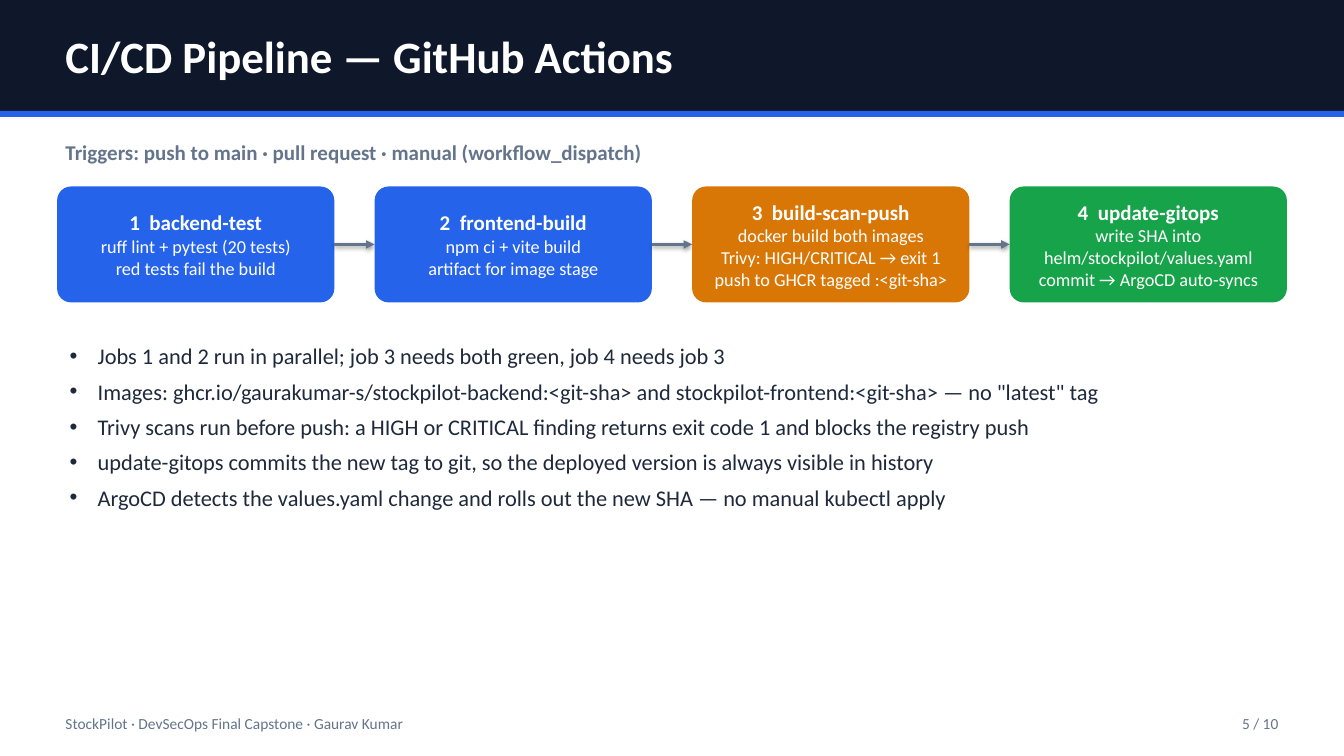
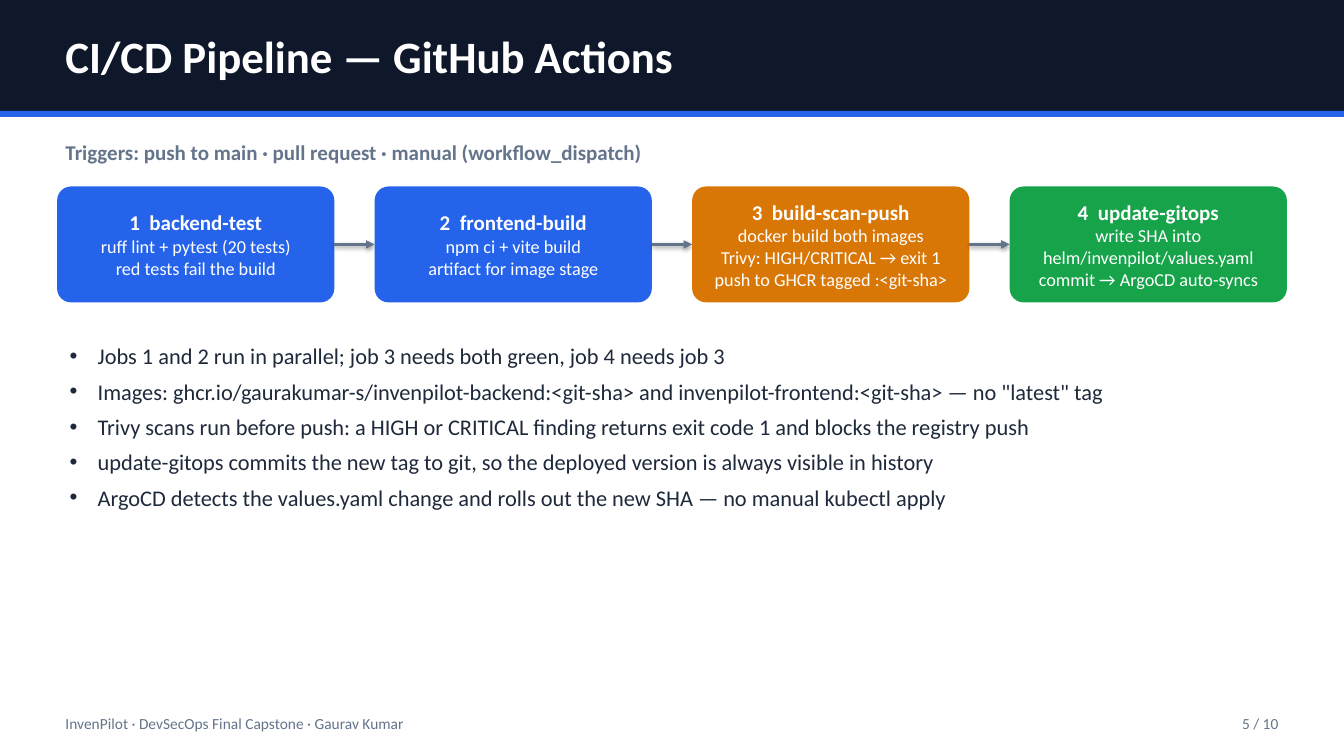
Before and after one commit to Gaurakumar-s/invenpilot-devsecops, a slide deck: slide 5 of demo/slides.pptx. Drawn at 1344x756 pixels with LibreOffice and Linux fonts; fonts in the diff are those of the drawing. Boxes give left, top, right and bottom in pixels: in the first picture for what was removed or moved away, otherwise in the second. Text is boxed around its words. In the diff, an @@ line names an element or a change of style, - is before the commit and + after.

Commit message:
docs: regenerate slides and local screenshots under the InvenPilot name

```diff
--- a/demo/slides.pptx
+++ b/demo/slides.pptx
@@ text in rounded rectangle at [1043, 229, 1254, 267]: text changed @@
-write SHA into helm/stockpilot/values.yaml
+write SHA into helm/invenpilot/values.yaml
@@ text at [98, 384, 1102, 404]: text changed @@
-• Images: ghcr.io/gaurakumar-s/stockpilot-backend:<git-sha> and stockpilot-frontend:<git-sha> — no "latest" tag
+• Images: ghcr.io/gaurakumar-s/invenpilot-backend:<git-sha> and invenpilot-frontend:<git-sha> — no "latest" tag
@@ text at [65, 718, 403, 732]: text changed @@
-StockPilot · DevSecOps Final Capstone · Gaurav Kumar
+InvenPilot · DevSecOps Final Capstone · Gaurav Kumar
```
Also in this commit, not shown: 9 other slides changed, 7 other files.
